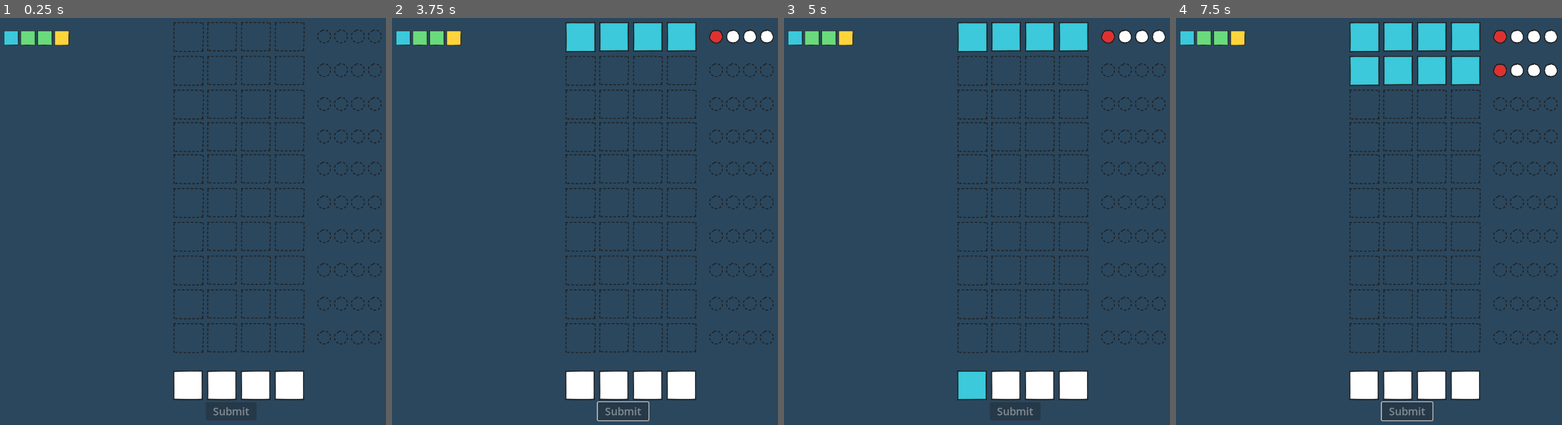
Above: before the commit, frames 1-4 (left to right).
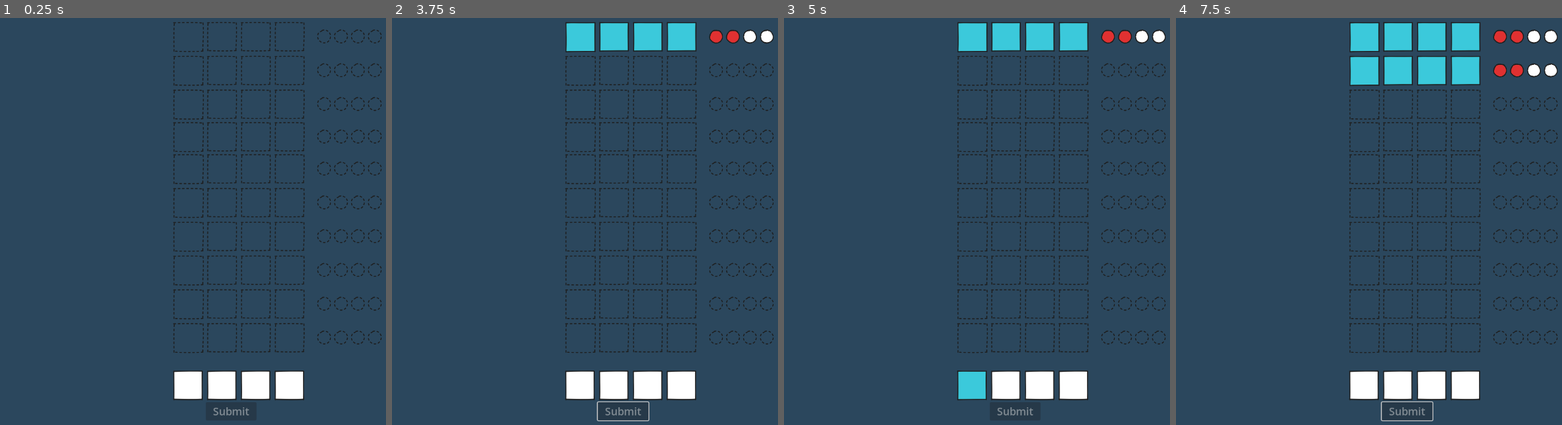
Above: after the commit, the same moments.

Repository: mromphf/mastermind
Game: Godot game, scene res://root.tscn
Same seed, same stepped clock (60 frames per second), same inputs: the game is played once before the commit and once after it.
Inputs (mouse positions are in pixels of both pictures, inside the frame that each line leads up to):
- Up to frame 1 (0.25 s): no input
- Up to frame 2 (3.75 s): click (581, 384) at 0.5 s; click (615, 384) at 1.25 s; click (646, 384) at 2 s; click (681, 384) at 2.75 s; click "Submit" at 3.5 s
- Up to frame 3 (5 s): click (973, 384) at 4.25 s
- Up to frame 4 (7.5 s): click (1399, 384) at 5 s; click (1430, 384) at 5.75 s; click (1465, 384) at 6.5 s; click "Submit" at 7.25 s

The runs differ from the first frame. In frame 1, 0.5% of the frame differs, in the area x 0-18%, y 3-7%; in frame 2, 0.6%; in frame 3, 0.6%; in frame 4, 0.7%, in the area x 0-91%, y 2-15%.

Commit message:
Right-click to rewind selection.

Diff:
--- a/Selector.tscn
+++ b/Selector.tscn
@@ -9,6 +9,7 @@
 offset_top = -40.0
 offset_right = 42.0
 offset_bottom = 40.0
+button_mask = 3
 script = ExtResource("1_5xeft")
 
 [node name="Sprite" type="Sprite2D" parent="."]
@@ -19,3 +20,5 @@
 [node name="Snap" type="AudioStreamPlayer" parent="."]
 stream = ExtResource("3_dtvqj")
 volume_db = -15.0
+
+[connection signal="gui_input" from="." to="." method="_on_click"]
--- a/root.gd
+++ b/root.gd
@@ -1,23 +1,36 @@
 extends Node
 var code = {}
+var c = Code.Colors
+
+var __debug = {
+	c.AQUA: "Aqua",
+	c.GREEN: "Green",
+	c.PINK: "Pink",
+	c.PURPLE: "Purple",
+	c.YELLOW: "Yellow"
+}
 
 func on_submission(submission: Dictionary):
-	var red = code.keys() \
-		.filter(func(x: int): return code[x] == submission[x]) \
-		.size()
+	var pos_cor = code.keys() \
+		.filter(func(x: int): return code[x] == submission[x])
+
+	var red = pos_cor.size()
 
 	var white = submission.values() \
-		.filter(func(x: int): return x in code.values()) \
+		.filter(func(x: int): return x in code.values() and x not in pos_cor) \
 		.size()
 
 	$Board.update(submission.values(), red, white)
 
 
 func _ready():
+	var targets = [c.AQUA, c.GREEN, c.PINK, c.PURPLE, c.YELLOW]
+
 	code = {
-		1: Code.Colors.AQUA,
-		2: Code.Colors.GREEN,
-		3: Code.Colors.GREEN,
-		4: Code.Colors.YELLOW
+		1: targets.pick_random(),
+		2: targets.pick_random(),
+		3: targets.pick_random(),
+		4: targets.pick_random()
 	}
-	$HUD._draw_cheat_box(code.values());
+	print(code.values().map(func(x: int): return __debug[x]))
+	# $HUD._draw_cheat_box(code.values());
--- a/selector.gd
+++ b/selector.gd
@@ -14,7 +14,11 @@
 	$Sprite.set_texture(text)
 
 
-func _pressed():
-	$Snap.play()
-	ord = ord + 1 if ord < 5 else 1
-	emit_signal("selector_pushed", self)
+func _on_click(event:InputEvent):
+	if event.is_pressed():
+		if event.button_mask == MOUSE_BUTTON_RIGHT:
+			ord = max(1, ord - 1)
+		elif event.button_mask == MOUSE_BUTTON_LEFT:
+			ord = min(5, ord + 1)
+		$Snap.play()
+		emit_signal("selector_pushed", self)
